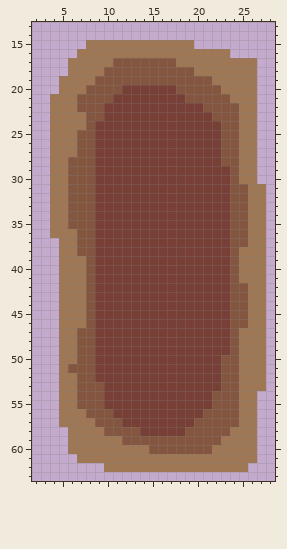
Pixel-art sprite, stored at Sprites/Tombs/TombEmpty.png. Above is the file before it was changed.
The file is 32x64 pixels. Shown: x 2..28, y 13..63.
Once edited:
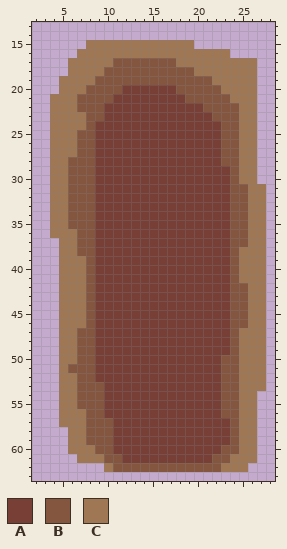
Palette (. is transparent): A #773f35  B #845640  C #a07754
The exact change:
Colour B becomes colour A in rows 54 to 55 at x 22; in row 56 at x 10 and 21 to 22; in row 57 at x 11 and 20 to 23; in row 58 at x 11 to 13 and 19 to 23; in row 59 at x 12 to 22; in row 60 at x 15 to 21.
Colour C becomes colour A in row 59 at x 11 and 23; in row 60 at x 11 to 14 and 22; in row 61 at x 12 to 21.
Colour C becomes colour B in row 57 at x 8; in row 58 at x 8 to 9 and 24; in row 59 at x 8 to 10 and 24; in row 60 at x 9 to 10 and 23 to 24; in row 61 at x 10 to 11 and 22 to 23; in row 62 at x 11 to 22.
Boxes around the changes in both pictures, in picture pixels (x1, y1, x2, y2):
changed: (86, 391, 239, 472)
